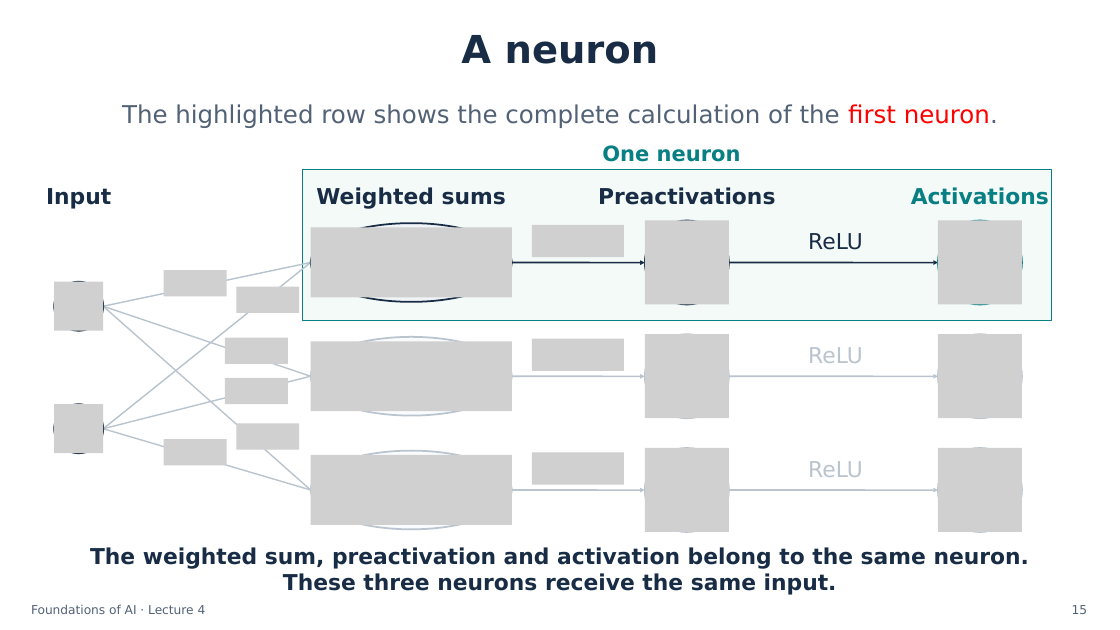
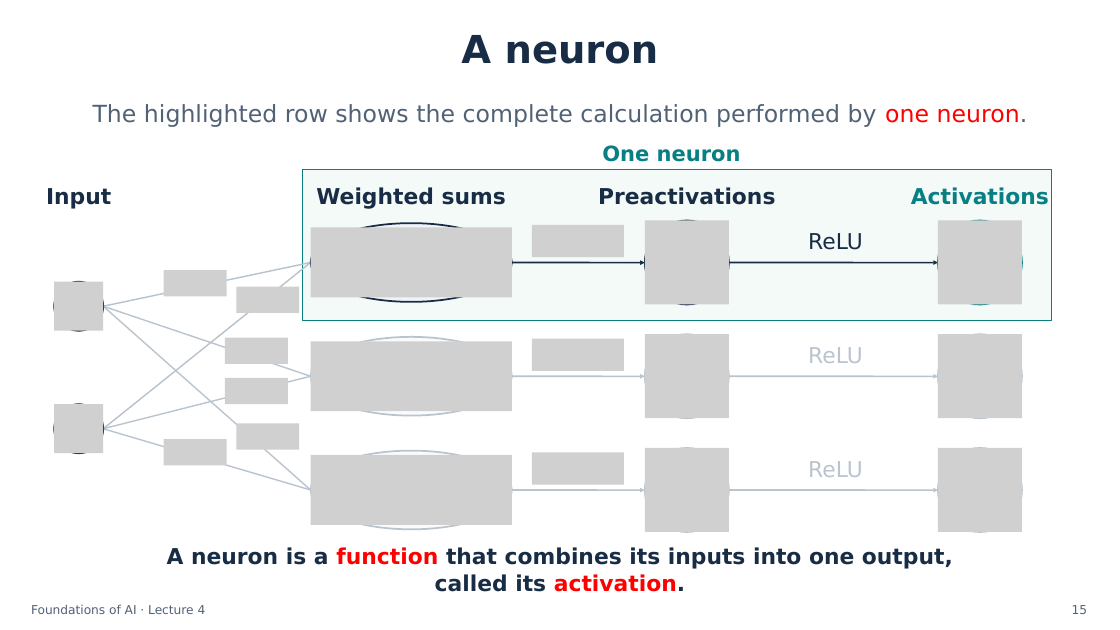
Before and after one commit to semtm0051/2026_27, a slide deck: slide 15 of Week_04/Slides/Week_04 - Slides.pptx. Drawn at 1120x630 pixels with LibreOffice and Linux fonts; fonts in the diff are those of the drawing; grey boxes stand for pictures. Boxes give left, top, right and bottom in pixels: in the first picture for what was removed or moved away, otherwise in the second. Text is boxed around its words. In the diff, an @@ line names an element or a change of style, - is before the commit and + after.

Commit message:
Clarify Week 4 neuron terminology and polish slide presentation
Update the lecture deck and matching PDF. Correct weighted sum, improve bias colour contrast, and reveal architecture details on click while keeping the tent formula on one line.

```diff
--- a/Week_04/Slides/Week_04 - Slides.pptx
+++ b/Week_04/Slides/Week_04 - Slides.pptx
@@ text at bbox=[93, 104, 1028, 127]: text changed; size 21 to 20.2 pt @@
-The highlighted row shows the complete calculation of the first neuron.
+The highlighted row shows the complete calculation performed by one neuron.
@@ text at bbox=[167, 547, 953, 592]: text changed @@
-The weighted sum, preactivation and activation belong to the same neuron.
-These three neurons receive the same input.
+A neuron is a function that combines its inputs into one output,
+called its activation.
```
Also in this commit, not shown: 12 other slides changed, 1 other file.
